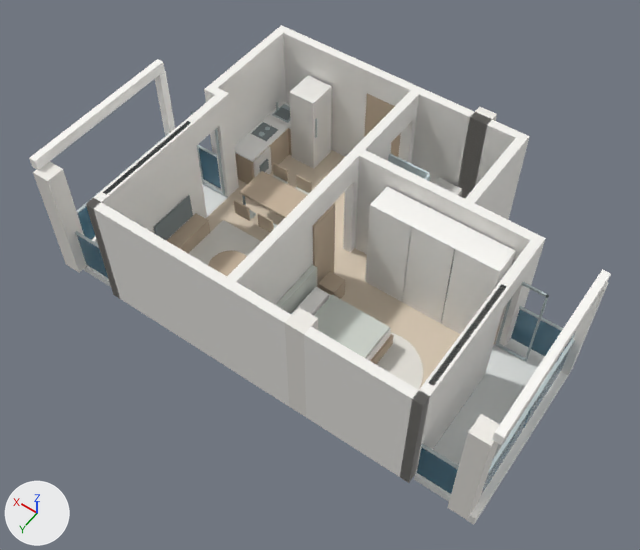
Two versions of the glTF model assets/residences/48-5/apartment.glb, one commit apart.
One viewpoint serves both versions: a camera (50 mm lens) standing at (-2.92, 6.77, 14.96) and looking at (3.51, -2.22, 0.82). Arrows for +X, +Y and +Z are at lower left; the lights stay in place. The first picture is the older version. Vertices at exactly the same position are counted once.

Objects in the first picture: 'Bathroom north wall', 'Bedroom floor', 'Divider north', 'East exterior bay', 'East exterior north', 'Entrance open door', 'North exterior east', 'North exterior west', 'South wall east', 'South wall west', 'Wardrobe', 'West balcony slab', 'West exterior north' and 77 more.
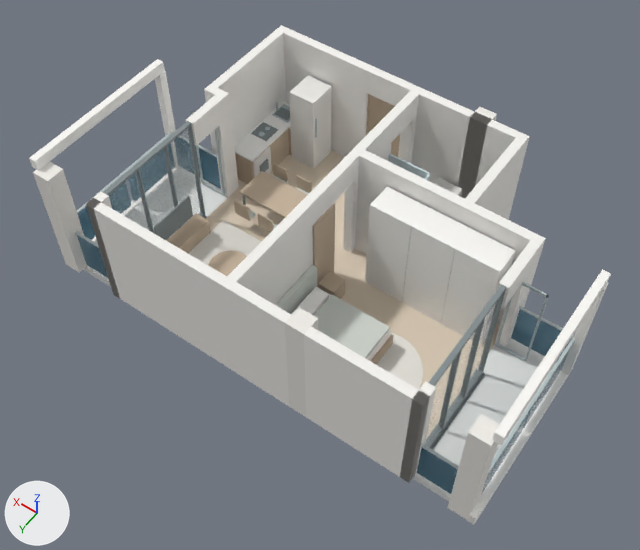
Where the change shows, as pixel boxes [x1, y1, x2, y2] in the pictures (640 x 550 px; the box of a moved part takes in the faces that stretch with it):
'East exterior north', moved, rescaled: before [86, 120, 207, 298]; after [86, 192, 119, 298]
'West exterior north', moved, rescaled (66% narrower, 49% shorter): before [400, 283, 509, 483]; after [400, 381, 436, 483]
'East glazing pane', added: after [109, 128, 202, 241]
'West glazing pane', added: after [425, 296, 501, 446]
'Entrance open door', rescaled (13% narrower): before [364, 94, 401, 157]; after [368, 95, 400, 157]
'West glazing sill', added (mostly hidden): after [431, 373, 485, 450]
part 1 of me_west_exterior_north, moved or reshaped: before [421, 283, 509, 450]; after [421, 381, 436, 445]
part 2 of me_east_exterior_north, moved or reshaped: before [99, 120, 207, 241]; after [99, 192, 112, 208]

Patch to the scene script:
```diff
--- a/assets/residences/48-5/apartment.glb.py
+++ b/assets/residences/48-5/apartment.glb.py
@@ mat_east_glazing_pane @@
+mat_east_glazing_pane = principled_material('East glazing pane')
+mat_east_glazing_pane.base_color = (0.663, 0.776, 0.796)  # white #d5e4e7
+mat_east_glazing_pane.metallic = 0.15
+mat_east_glazing_pane.roughness = 0.16
+mat_east_glazing_pane.alpha = 0.1
@@ mat_west_glazing_pane @@
+mat_west_glazing_pane = principled_material('West glazing pane')
+mat_west_glazing_pane.base_color = (0.663, 0.776, 0.796)  # white #d5e4e7
+mat_west_glazing_pane.metallic = 0.15
+mat_west_glazing_pane.roughness = 0.16
+mat_west_glazing_pane.alpha = 0.1
@@ mat_west_glazing_sill @@
+mat_west_glazing_sill = principled_material('West glazing sill')
+mat_west_glazing_sill.base_color = (0.231, 0.271, 0.278)  # grey #848e90
+mat_west_glazing_sill.roughness = 0.82
@@ me_west_exterior_north @@
 # used by ob_west_exterior_north; location = (0.0, 0.0, 0.0)
-me_west_exterior_north.from_pydata(...)  # 8 vertices, 12 faces; spans x -0.2..0.0, y -2.62..0.2, z 0.0..2.8
+me_west_exterior_north.from_pydata(...)  # 8 vertices, 12 faces; spans x -0.2..0.0, y -0.2..0.2, z 0.0..2.8
+# me_west_exterior_north part 1: the whole mesh is scaled about its middle by (1, 0.142, 1), then moved by (0.0, 1.21, 0.0)
 me_west_exterior_north.materials.append(mat_west_exterior_north)
@@ me_east_exterior_north @@
 # used by ob_east_exterior_north; location = (0.0, 0.0, 0.0)
-me_east_exterior_north.from_pydata(...)  # 8 vertices, 12 faces; spans x 6.91..7.11, y -2.62..0.2, z 0.0..2.8
+me_east_exterior_north.from_pydata(...)  # 8 vertices, 12 faces; spans x 6.91..7.11, y -0.2..0.2, z 0.0..2.8
+# me_east_exterior_north part 2: the whole mesh is scaled about its middle by (1, 0.142, 1), then moved by (0.0, 1.21, 0.0)
 me_east_exterior_north.materials.append(mat_east_exterior_north)
@@ me_entrance_open_door @@
 # used by ob_entrance_open_door; location = (0.0, 0.0, 0.0)
-me_entrance_open_door.from_pydata(...)  # 8 vertices, 12 faces; spans x 4.04..4.97, y -6.11..-6.01, z 0.0..2.2
+me_entrance_open_door.from_pydata(...)  # 8 vertices, 12 faces; spans x 4.09..4.93, y -6.14..-6.08, z 0.0..2.16
+# me_entrance_open_door part 3: the whole mesh is scaled about its middle by (0.903, 0.55, 0.984), then moved by (0.0, -0.05, -0.02)
 me_entrance_open_door.materials.append(mat_entrance_open_door)
@@ me_east_glazing_pane @@
+me_east_glazing_pane.from_pydata(...)  # a box spanning x 7.0..7.02, y -2.6..-0.22, z 0.1..2.74
+me_east_glazing_pane.materials.append(mat_east_glazing_pane)  # white #d5e4e7
@@ me_west_glazing_pane @@
+me_west_glazing_pane.from_pydata(...)  # a box spanning x -0.11..-0.09, y -2.6..-0.22, z 0.1..2.74
+me_west_glazing_pane.materials.append(mat_west_glazing_pane)  # white #d5e4e7
@@ me_west_glazing_sill @@
+me_west_glazing_sill.from_pydata(...)  # a box spanning x -0.2..0.0, y -2.62..-0.2, z -0.16..0.01
+me_west_glazing_sill.materials.append(mat_west_glazing_sill)  # grey #848e90
@@ ob_east_glazing_pane @@
+ob_east_glazing_pane = bpy.data.objects.new('East glazing pane', me_east_glazing_pane)
+ob_east_glazing_pane.location = (0.0, 0.0, 0.0)
@@ ob_west_glazing_pane @@
+ob_west_glazing_pane = bpy.data.objects.new('West glazing pane', me_west_glazing_pane)
+ob_west_glazing_pane.location = (0.0, 0.0, 0.0)
@@ ob_west_glazing_sill @@
+ob_west_glazing_sill = bpy.data.objects.new('West glazing sill', me_west_glazing_sill)
+ob_west_glazing_sill.location = (0.0, 0.0, 0.0)
```
